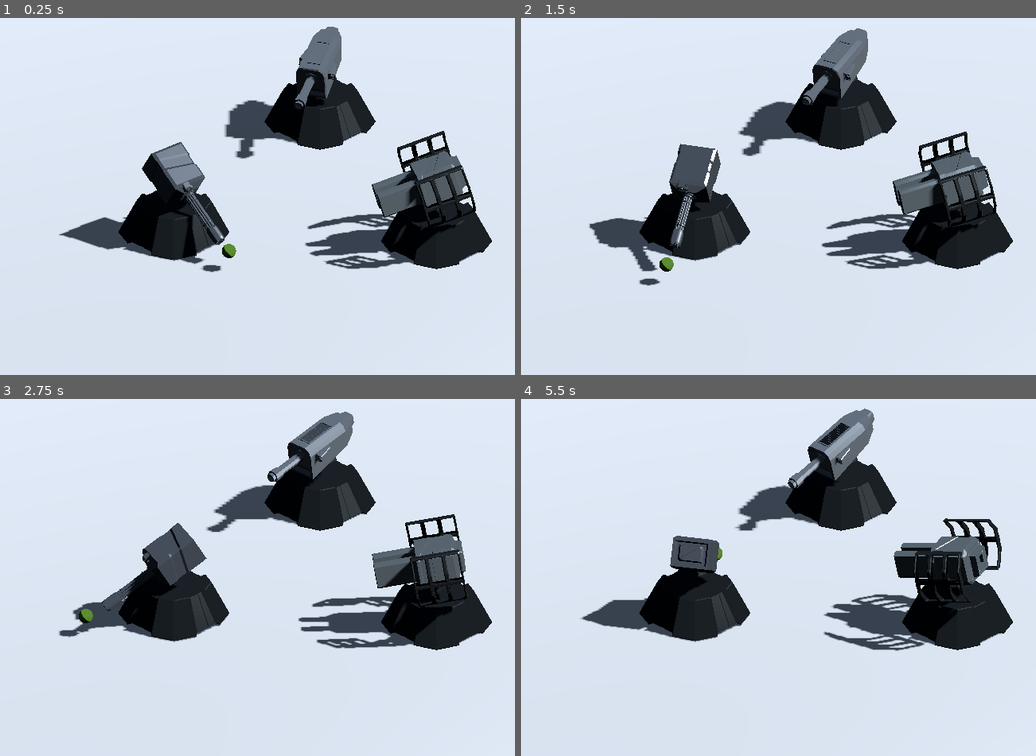
Above: before the commit, frames 1-4 (two rows, left to right).
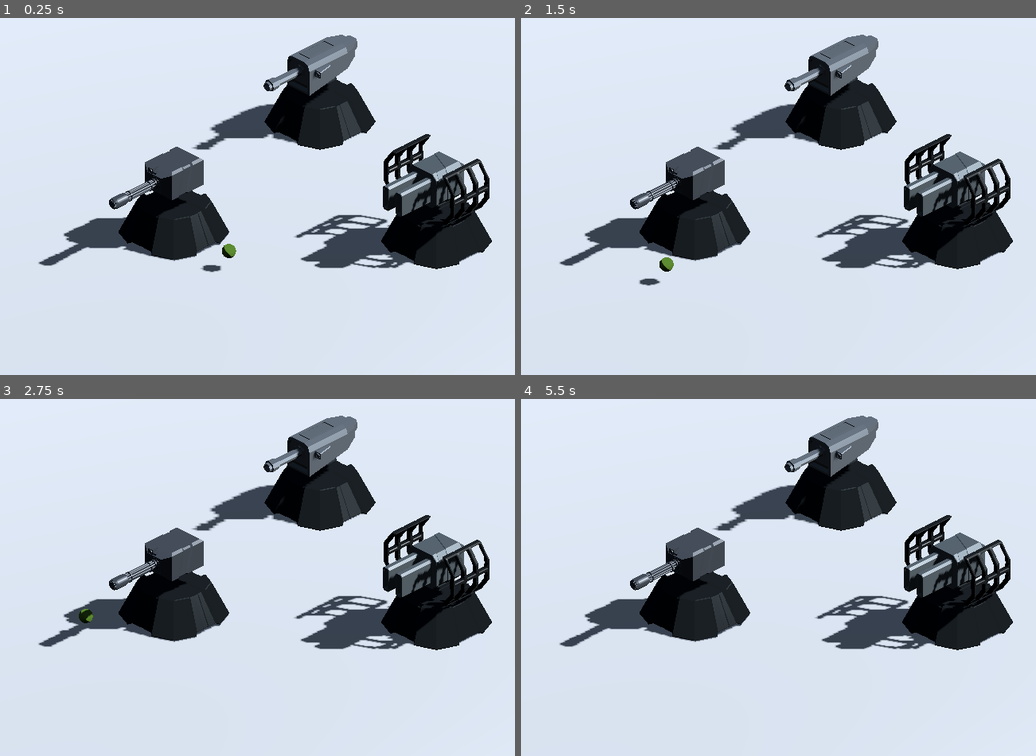
Above: after the commit, the same moments.

Repository: Codebreakerblue/3D-Tower-Defense
Game: Godot game, scene res://Scenes/MainScenes/game_scene.tscn
Same seed, same stepped clock (60 frames per second), same inputs: the game is played once before the commit and once after it.
Inputs (mouse positions are in pixels of both pictures, inside the frame that each line leads up to):
- Up to frame 1 (0.25 s): no input
- Up to frame 2 (1.5 s): tap Enter at 0.5 s; move the mouse to (979, 178) at 0.52 s; tap T at 0.6 s; click (979, 178) at 0.67 s; move the mouse to (711, 214) at 1.27 s; tap Y at 1.35 s; click (711, 214) at 1.42 s
- Up to frame 3 (2.75 s): move the mouse to (381, 498) at 2.02 s; tap T at 2.1 s; click (381, 498) at 2.17 s
- Up to frame 4 (5.5 s): move the mouse to (809, 648) at 2.77 s; tap Y at 2.85, 4.35 s; click (809, 648) at 2.92 s; move the mouse to (1030, 631) at 3.52 s; tap T at 3.6, 5.1 s; click (1030, 631) at 3.67 s; move the mouse to (649, 523) at 4.27 s; click (649, 523) at 4.42 s; move the mouse to (871, 577) at 5.02 s; click (871, 577) at 5.17 s

The runs differ from the first frame. In frame 1, 7.7% of the frame differs, in the area x 7-96%, y 2-71%; in frame 2, 7.3%; in frame 3, 6.5%; in frame 4, 6.9%.
Error after the commit: Parse Error: Expected indented block after lambda declaration. (res://Resources/Components/aim_component.gd:25)

Commit message:
Built aim_component and made turrets use that

Diff:
--- /dev/null
+++ b/Resources/Components/aim_component.gd
@@ -0,0 +1,26 @@
+extends Node
+
+var target
+@export var target_provider: Node
+@onready var parent = get_parent()
+
+func _ready():
+	if target_provider == null:
+		target_provider = $".."
+	print(target_provider)
+
+
+func _physics_process(delta):
+	lerped_aim()
+
+
+func lerped_aim():
+	if target == null:
+		pass
+
+	var aim_tween = create_tween()
+	get_parent().look_at(target.global_position, Vector3(0,1,0), true) ## looks at target position, using the default up vector, and using the model's own "forward" direction
+	aim_tween.tween_property(parent, target.position,
+
+func assign_aimed_target():
+	target = target_provider.target
--- /dev/null
+++ b/Resources/Components/aim_component.tscn
@@ -0,0 +1,7 @@
+[gd_scene load_steps=2 format=3 uid="uid://doh2ytb0vvhiq"]
+
+[ext_resource type="Script" path="res://Resources/Components/aim_component.gd" id="1_jrwih"]
+
+[node name="AimComponent" type="Node"]
+editor_description = "Component that aims parent at provided target."
+script = ExtResource("1_jrwih")
--- a/Scenes/MainScenes/test_target.gd
+++ b/Scenes/MainScenes/test_target.gd
@@ -6,12 +6,7 @@
 var z = 1
 
 func move(delta):
+	set_progress(get_progress() + speed * delta)
 
-##	x += speed * delta
-#	z += speed * delta
-#	print(x)
-#	var new_position = Vector3 (x, y, z)
-	set_progress(get_progress() + speed * delta)
-#	position = new_position
 func _process(delta):
 	move(delta)
--- a/Scenes/Towers/Turrets/CannonTurret/cannon_turret.gd
+++ /dev/null
@@ -1,12 +0,0 @@
-extends Node3D
-
-var target
-
-func _ready():
-	target = $"../SceneElements/TestTargetPath/TestTarget/AimPoint"
-
-func _physics_process(delta):
-	turret_aim()
-
-func turret_aim():
-	$TurretHead.look_at(target.global_position, Vector3(0,1,0), true) ## looks at target position, using the default up vector, and using the model's own "forward" direction)
--- a/Scenes/Towers/Turrets/CannonTurret/cannon_turret.tscn
+++ b/Scenes/Towers/Turrets/CannonTurret/cannon_turret.tscn
@@ -1,13 +1,17 @@
-[gd_scene load_steps=4 format=3 uid="uid://m3b7hbiob6hf"]
+[gd_scene load_steps=5 format=3 uid="uid://m3b7hbiob6hf"]
 
 [ext_resource type="PackedScene" uid="uid://cnmxpqakfr0cf" path="res://Scenes/Towers/Turrets/Universal/turret_base.tscn" id="1_d7wku"]
-[ext_resource type="Script" path="res://Scenes/Towers/Turrets/CannonTurret/cannon_turret.gd" id="1_wmwsj"]
+[ext_resource type="Script" path="res://Scenes/Towers/Turrets/CannonTurret/turret.gd" id="1_wdik2"]
 [ext_resource type="PackedScene" uid="uid://w6qf0fgvwy57" path="res://Scenes/Towers/Turrets/CannonTurret/cannon_turret_head.tscn" id="2_efvgg"]
+[ext_resource type="PackedScene" uid="uid://doh2ytb0vvhiq" path="res://Resources/Components/aim_component.tscn" id="4_uge2m"]
 
 [node name="CannonTurret" type="Node3D"]
-script = ExtResource("1_wmwsj")
+script = ExtResource("1_wdik2")
 
 [node name="TurretBase" parent="." instance=ExtResource("1_d7wku")]
 
 [node name="TurretHead" parent="." instance=ExtResource("2_efvgg")]
-transform = Transform3D(0.9, 0, 0, 0, 0.9, 0, 0, 0, 0.9, 0, 0.9, 0)
+transform = Transform3D(1.1, 0, 0, 0, 1.1, 0, 0, 0, 1.1, 0, 0.9, 0)
+
+[node name="AimComponent" parent="TurretHead" node_paths=PackedStringArray("target_provider") instance=ExtResource("4_uge2m")]
+target_provider = NodePath("../..")
--- a/Scenes/Towers/Turrets/CannonTurret/cannon_turret_head.tscn
+++ b/Scenes/Towers/Turrets/CannonTurret/cannon_turret_head.tscn
@@ -6,5 +6,4 @@
 [node name="CannonTurret" instance=ExtResource("1_sv3pu")]
 
 [node name="Cannon Turret Head" parent="." index="0"]
-transform = Transform3D(1.2, 0, 0, 0, 1.2, 0, 0, 0, 1.2, 0, 0, 0)
 material_override = ExtResource("2_w1jfx")
--- /dev/null
+++ b/Scenes/Towers/Turrets/CannonTurret/turret.gd
@@ -0,0 +1,7 @@
+extends Node3D
+
+@onready var target = $/root/GameScene/SceneElements/TestTargetPath/TestTarget/AimPoint
+@onready var aim_component = $TurretHead/AimComponent
+
+func _ready():
+	aim_component.assign_aimed_target()
--- a/Scenes/Towers/Turrets/GatlingTurret/gatling_turret.tscn
+++ b/Scenes/Towers/Turrets/GatlingTurret/gatling_turret.tscn
@@ -1,13 +1,14 @@
-[gd_scene load_steps=6 format=3 uid="uid://d1wqvtukp368o"]
+[gd_scene load_steps=7 format=3 uid="uid://d1wqvtukp368o"]
 
-[ext_resource type="Script" path="res://Scenes/Towers/Turrets/CannonTurret/cannon_turret.gd" id="1_8uqmv"]
+[ext_resource type="Script" path="res://Scenes/Towers/Turrets/CannonTurret/turret.gd" id="1_ysml5"]
 [ext_resource type="PackedScene" uid="uid://cnmxpqakfr0cf" path="res://Scenes/Towers/Turrets/Universal/turret_base.tscn" id="2_v0mai"]
 [ext_resource type="PackedScene" uid="uid://cf3dt5qn8wpco" path="res://Scenes/Towers/Turrets/GatlingTurret/gatling_turret_head.tscn" id="3_8ftp1"]
 [ext_resource type="PackedScene" uid="uid://dgr1qyuold34r" path="res://Scenes/Towers/Turrets/GatlingTurret/gatling_turret_barrel.tscn" id="4_2b4kt"]
 [ext_resource type="Script" path="res://Scenes/Towers/Turrets/GatlingTurret/gatling_turret_barrel.gd" id="5_522j2"]
+[ext_resource type="PackedScene" uid="uid://doh2ytb0vvhiq" path="res://Resources/Components/aim_component.tscn" id="6_pdj2q"]
 
 [node name="GatlingTurret" type="Node3D"]
-script = ExtResource("1_8uqmv")
+script = ExtResource("1_ysml5")
 
 [node name="TurretBase" parent="." instance=ExtResource("2_v0mai")]
 
@@ -16,3 +17,6 @@
 
 [node name="GatlingTurretBarrel" parent="TurretHead" instance=ExtResource("4_2b4kt")]
 script = ExtResource("5_522j2")
+
+[node name="AimComponent" parent="TurretHead" node_paths=PackedStringArray("target_provider") instance=ExtResource("6_pdj2q")]
+target_provider = NodePath("../..")
--- a/Scenes/Towers/Turrets/LaserTurret/laser_turret.tscn
+++ b/Scenes/Towers/Turrets/LaserTurret/laser_turret.tscn
@@ -1,12 +1,13 @@
-[gd_scene load_steps=5 format=3 uid="uid://cg6b8blsmbkr2"]
+[gd_scene load_steps=6 format=3 uid="uid://cg6b8blsmbkr2"]
 
-[ext_resource type="Script" path="res://Scenes/Towers/Turrets/CannonTurret/cannon_turret.gd" id="1_rb1pw"]
+[ext_resource type="Script" path="res://Scenes/Towers/Turrets/CannonTurret/turret.gd" id="1_kuu4o"]
 [ext_resource type="PackedScene" uid="uid://cnmxpqakfr0cf" path="res://Scenes/Towers/Turrets/Universal/turret_base.tscn" id="2_cjdb4"]
 [ext_resource type="PackedScene" uid="uid://kjsijgf8f5ua" path="res://Scenes/Towers/Turrets/LaserTurret/laser_turret_head.tscn" id="3_fg150"]
 [ext_resource type="PackedScene" uid="uid://dwmsrwrvm8mas" path="res://Scenes/Towers/Turrets/Universal/turret_shroud.tscn" id="4_aislu"]
+[ext_resource type="PackedScene" uid="uid://doh2ytb0vvhiq" path="res://Resources/Components/aim_component.tscn" id="5_0o4f7"]
 
 [node name="LaserTurret" type="Node3D"]
-script = ExtResource("1_rb1pw")
+script = ExtResource("1_kuu4o")
 
 [node name="TurretBase" parent="." instance=ExtResource("2_cjdb4")]
 
@@ -14,3 +15,6 @@
 transform = Transform3D(1, 0, 0, 0, 1, 0, 0, 0, 1, 0, 1, 0)
 
 [node name="TurretShroud" parent="TurretHead" instance=ExtResource("4_aislu")]
+
+[node name="AimComponent" parent="TurretHead" node_paths=PackedStringArray("target_provider") instance=ExtResource("5_0o4f7")]
+target_provider = NodePath("../..")
Not shown, changed: Blend Files/Gatling Turret/Gatling TurretExport.blend
Not shown, changed: Blend Files/Gatling Turret/Gatling TurretExport.blend1
